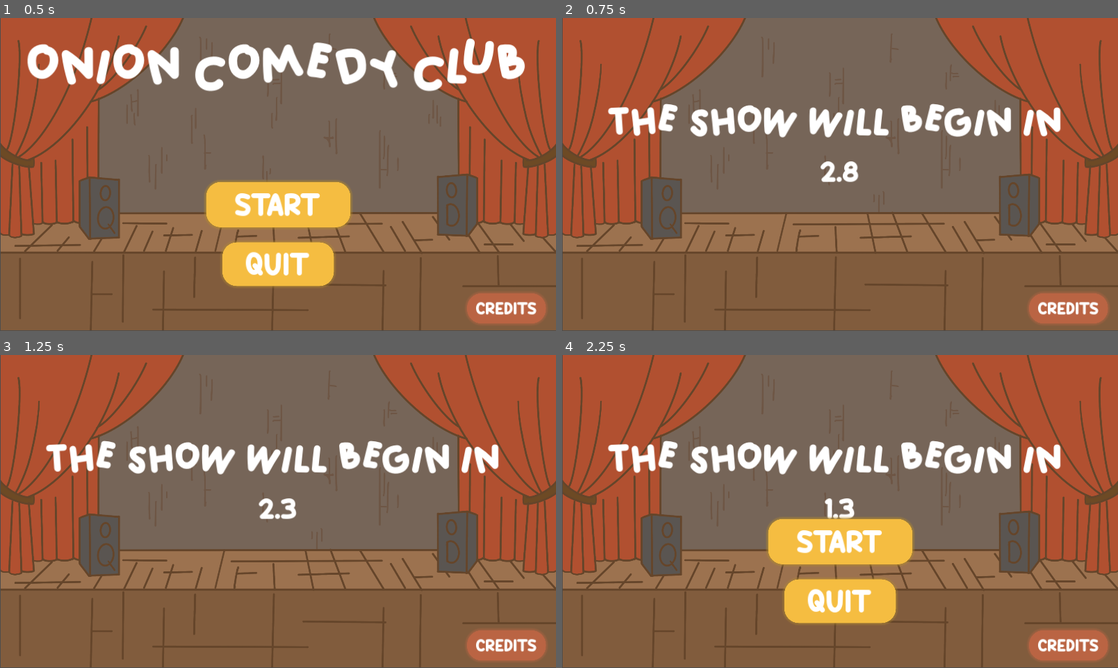
Above: before the commit, frames 1-4 (two rows, left to right).
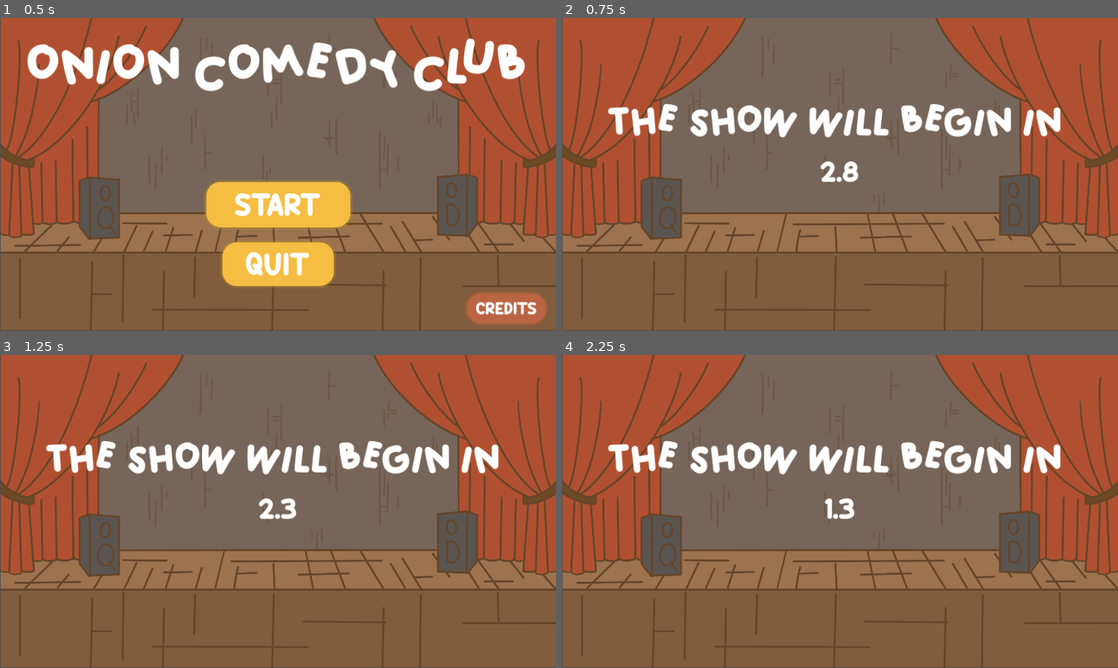
Above: after the commit, the same moments.

Repository: IridescenceFR/GlobalGameJam2024
Game: Godot game, scene res://Scenes/Main.tscn
The game is run twice, just before and just after one commit, with the same random seed, the same clock (stepped at 60 frames per second) and the same inputs.
Inputs (mouse positions are in pixels of both pictures, inside the frame that each line leads up to):
- Up to frame 1 (0.5 s): no input
- Up to frame 2 (0.75 s): click "START" at 0.5 s
- Up to frame 3 (1.25 s): no input
- Up to frame 4 (2.25 s): click (1067, 646) at 1.25 s, where only the run before the commit has a clickable "CREDITS"; click (1034, 642) at 2 s, where only the run before the commit has a clickable "RETURN TO MENU"

Frame 1 is identical in both runs. In frame 2, 1.3% of the frame differs, in the area x 83-99%, y 87-98%; in frame 3, 1.3%; in frame 4, 7.9%, in the area x 36-99%, y 51-98%.

Commit message:
EG:code remove credit

Diff:
--- a/scripts/HUD.gd
+++ b/scripts/HUD.gd
@@ -10,6 +10,7 @@
 	$Title.hide()
 	#$ScoreLabel.hide()
 	$Countdown.show()
+	$Pastis.hide()
 	show_message("The show will begin in")
 
 	await $MessageTimer.timeout
